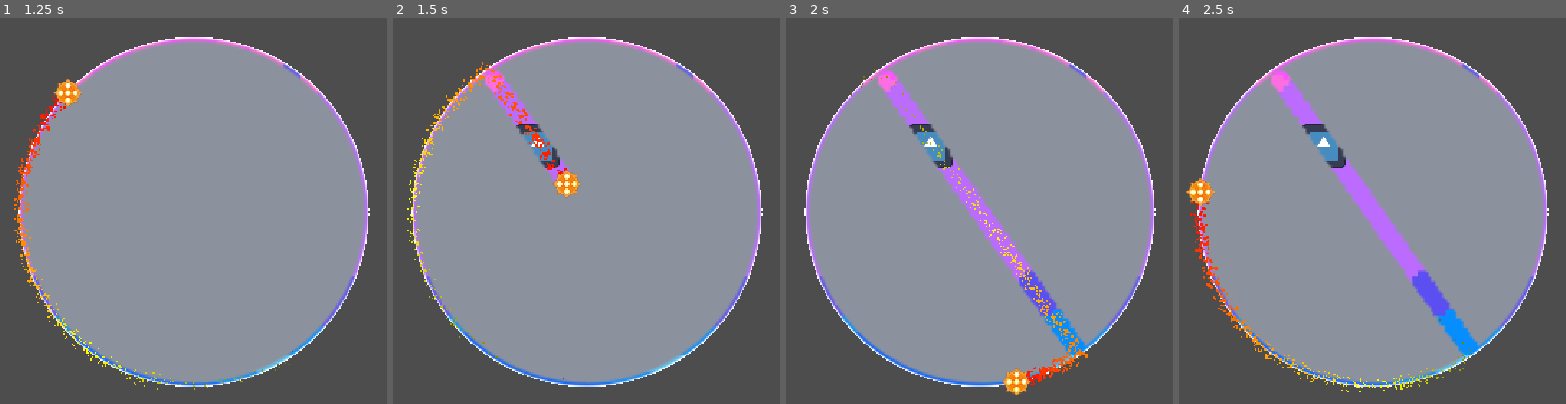
Above: before the commit, frames 1-4 (left to right).
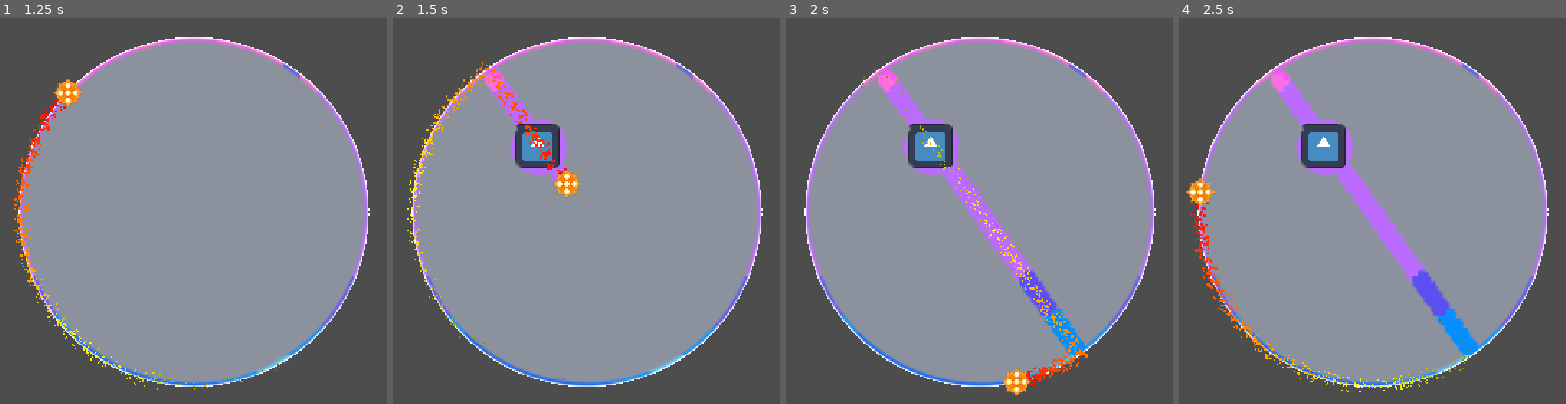
Above: after the commit, the same moments.

Repository: Dan-Yaacobi/CircleGame
Game: Godot game, scene res://Scenes/ScratchCircle.tscn
Two runs of this game, one before a commit and one after it. Both use one fixed random seed, a clock stepped at 60 frames per second and the inputs below. This scene is started directly instead of the project's main scene. The engine's default icon, where the game draws it, is replaced by a stand-in: a white triangle on a blue panel in a dark square.
Inputs (mouse positions are in pixels of both pictures, inside the frame that each line leads up to):
- Up to frame 1 (1.25 s): move the mouse to (371, 187) at 0.52 s; press the mouse at (371, 187) at 0.53 s
- Up to frame 2 (1.5 s): move the mouse to (427, 234) at 1.27 s; release the mouse at (427, 234) at 1.28 s; tap Space (test) at 1.35 s
- Up to frame 3 (2 s): no input
- Up to frame 4 (2.5 s): move the mouse to (1453, 114) at 2.02 s; press the mouse at (1453, 114) at 2.03 s

Frame 1 is identical in both runs. In frame 2, 1.0% of the frame differs, in the area x 30-45%, y 26-41%; in frame 3, 1.0%; in frame 4, 1.0%.

Commit message:
Add editor-live circle preview and prize/cover-mask reveal mechanic
ScratchCircle is now @tool so its boundary, background mask, and cover
scale update live in the editor as curr_radius changes, making prize
placement easier without pressing Play. Prizes now carry a
reveal_percentage and finish_reveal_radius; ScratchCircle exposes
get_revealed_fraction/reveal_area over its scratch mask so each prize
can check how much of its own footprint is scratched off and, once past
threshold, force-reveal a bonus radius around itself.

Co-Authored-By: Claude Sonnet 5 <noreply@anthropic.com>
Claude-Session: https://claude.ai/code/session_01668rN2X8dcPgKMK6Nc3rGR

Diff:
--- a/Scenes/prize.gd
+++ b/Scenes/prize.gd
@@ -1,6 +1,26 @@
 extends Node2D
 
 @export var size: Vector2
+@export_range(0.0, 1.0) var reveal_percentage: float = 0.5  # fraction of this prize that must be scratched off
+@export var finish_reveal_radius: float = 40.0  # bonus reveal radius once the threshold is hit
+
+var revealed: bool = false
+
+@onready var sprite: Sprite2D = $Sprite2D
 
 func _ready() -> void:
 	scale = size
+
+# Called by the ScratchCircle each time the cover mask changes.
+func try_complete_reveal(scratch_circle: Node) -> void:
+	if revealed:
+		return
+	var local_pos: Vector2 = scratch_circle.to_local(global_position)
+	var fraction: float = scratch_circle.get_revealed_fraction(local_pos, _footprint_radius())
+	if fraction >= reveal_percentage:
+		revealed = true
+		scratch_circle.reveal_area(local_pos, finish_reveal_radius)
+
+func _footprint_radius() -> float:
+	var tex_size: Vector2 = sprite.texture.get_size()
+	return max(tex_size.x, tex_size.y) * 0.5 * max(scale.x, scale.y)
--- a/Scenes/scratch_circle.gd
+++ b/Scenes/scratch_circle.gd
@@ -1,34 +1,46 @@
+@tool
 class_name ScratchCircle extends Node2D
 
-@export var curr_radius: float = 100.0
+@export var curr_radius: float = 100.0:
+	set(value):
+		curr_radius = value
+		_update_boundary()
 @export var max_shoots: int = 5
 @export var mask_resolution: int = 96  # low-res paintable mask, kept cheap on purpose
 
 @onready var background_sprite: Sprite2D = $BackgroundSprite
 @onready var cover_sprite: Sprite2D = $CoverSprite
 @onready var circle_shape: Line2D = $Line2D
+@onready var prizes: Node = $Prizes
 
 var shoots_used: int = 0
 var mask_image: Image
 var mask_texture: ImageTexture
 
 func _ready() -> void:
-	circle_shape.set_radius_immediate(curr_radius)
-
 	var bg_mat := background_sprite.material as ShaderMaterial
 	bg_mat.set_shader_parameter("texture_size", background_sprite.texture.get_size())
 	bg_mat.set_shader_parameter("circle_center", Vector2(0.5, 0.5))
-	bg_mat.set_shader_parameter("radius_px", curr_radius)
 
 	_setup_scratch_mask()
+	_update_boundary()
 
 func _setup_scratch_mask() -> void:
 	mask_image = Image.create_empty(mask_resolution, mask_resolution, false, Image.FORMAT_R8)
 	mask_image.fill(Color(1, 1, 1, 1))  # fully covered
 	mask_texture = ImageTexture.create_from_image(mask_image)
+	cover_sprite.texture = mask_texture
 
-	cover_sprite.texture = mask_texture
-	cover_sprite.scale = Vector2.ONE * (curr_radius * 2.0 / mask_resolution)
+# Keeps the boundary line, background mask and cover sprite in sync with
+# curr_radius — runs live in the editor (via @tool) so prizes can be placed
+# against the actual ticket bounds without pressing Play.
+func _update_boundary() -> void:
+	if circle_shape:
+		circle_shape.set_radius_immediate(curr_radius)
+	if background_sprite and background_sprite.material:
+		(background_sprite.material as ShaderMaterial).set_shader_parameter("radius_px", curr_radius)
+	if cover_sprite and mask_texture:
+		cover_sprite.scale = Vector2.ONE * (curr_radius * 2.0 / mask_resolution)
 
 func can_shoot() -> bool:
 	return shoots_used < max_shoots
@@ -39,11 +51,49 @@
 # Called by the player every physics frame while flying through the center.
 func _on_player_crossing(world_pos: Vector2, brush_radius: float) -> void:
 	var local_pos: Vector2 = to_local(world_pos)
+	_stamp_circle(_local_to_mask_px(local_pos), _radius_to_mask_px(brush_radius))
+	mask_texture.update(mask_image)
+	_check_prizes()
+
+func _check_prizes() -> void:
+	if not prizes:
+		return
+	for prize in prizes.get_children():
+		if prize.has_method("try_complete_reveal"):
+			prize.try_complete_reveal(self)
+
+# Fraction (0..1) of the mask that is revealed within `radius` of `local_center`.
+func get_revealed_fraction(local_center: Vector2, radius: float) -> float:
+	var center_px := _local_to_mask_px(local_center)
+	var radius_px := _radius_to_mask_px(radius)
+	var min_x := clampi(int(center_px.x - radius_px), 0, mask_resolution - 1)
+	var max_x := clampi(int(center_px.x + radius_px), 0, mask_resolution - 1)
+	var min_y := clampi(int(center_px.y - radius_px), 0, mask_resolution - 1)
+	var max_y := clampi(int(center_px.y + radius_px), 0, mask_resolution - 1)
+	var r_sq: float = radius_px * radius_px
+	var total := 0
+	var revealed := 0
+	for y in range(min_y, max_y + 1):
+		for x in range(min_x, max_x + 1):
+			if Vector2(x - center_px.x, y - center_px.y).length_squared() <= r_sq:
+				total += 1
+				if mask_image.get_pixel(x, y).r < 0.5:
+					revealed += 1
+	if total == 0:
+		return 0.0
+	return float(revealed) / float(total)
+
+# Force-reveals a circular area, e.g. a prize's bonus radius once completed.
+func reveal_area(local_center: Vector2, radius: float) -> void:
+	_stamp_circle(_local_to_mask_px(local_center), _radius_to_mask_px(radius))
+	mask_texture.update(mask_image)
+
+func _local_to_mask_px(local_pos: Vector2) -> Vector2:
 	var uv: Vector2 = local_pos / (curr_radius * 2.0) + Vector2(0.5, 0.5)
-	var center_px: Vector2 = uv * mask_resolution
-	var brush_px: float = brush_radius / (curr_radius * 2.0) * mask_resolution
-	_stamp_circle(center_px, brush_px)
-	mask_texture.update(mask_image)
+	return uv * mask_resolution
+
+func _radius_to_mask_px(radius: float) -> float:
+	return radius / (curr_radius * 2.0) * mask_resolution
 
 func _stamp_circle(center_px: Vector2, radius_px: float) -> void:
 	var min_x := clampi(int(center_px.x - radius_px), 0, mask_resolution - 1)
